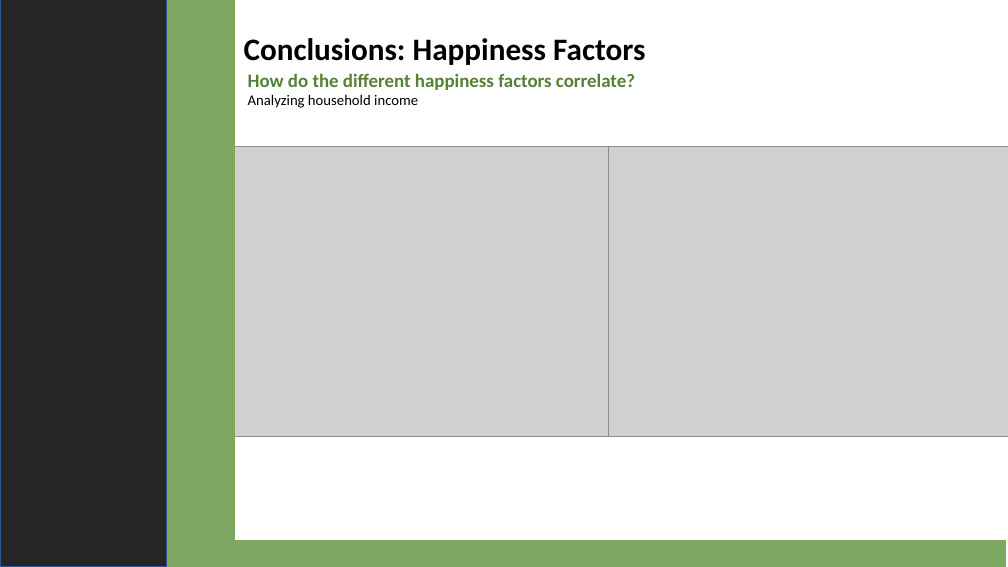
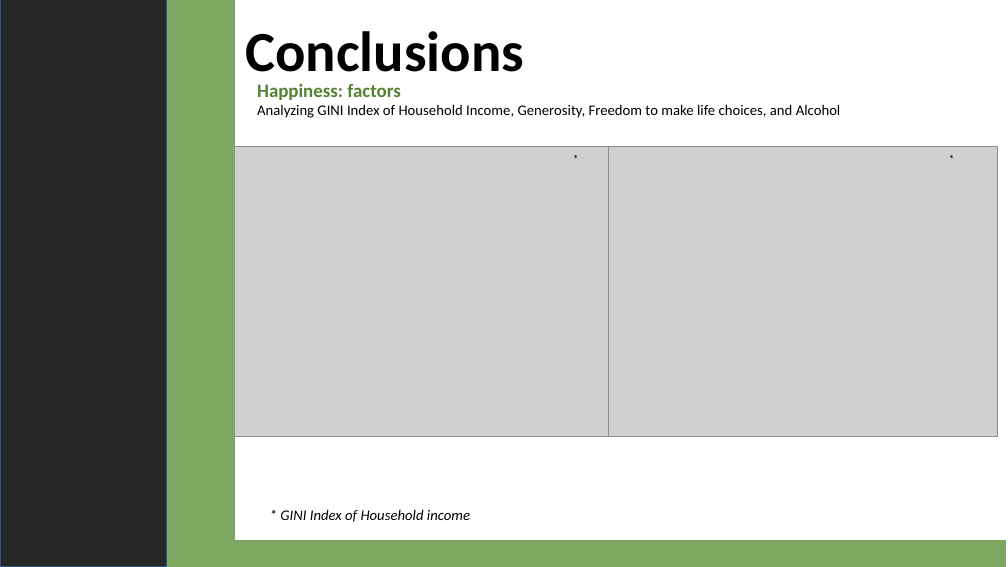
Before and after one commit to 4d4m43/DrinkAndBeHapPY, a slide deck: slide 16 of For Submittal/DrinkandBeHappyFinal.pptx (slide 13 before the commit). Drawn at 1008x567 pixels with LibreOffice and Linux fonts; fonts in the diff are those of the drawing; grey boxes stand for pictures. Boxes give left, top, right and bottom in pixels: in the first picture for what was removed or moved away, otherwise in the second. Text is boxed around its words. In the diff, an @@ line names an element or a change of style, - is before the commit and + after.

```diff
--- a/For Submittal/DrinkandBeHappyFinal.pptx
+++ b/For Submittal/DrinkandBeHappyFinal.pptx
@@ text at [245,31,524,85]: text changed; size 29.7 to 54 pt @@
-Conclusions: Happiness Factors
+Conclusions
@@ text at [257,84,841,118]: text changed; size 18 to 14 pt; text colour #548235 to #000000; bold off @@
-How do the different happiness factors correlate?
-Analyzing household income
+Happiness: factors
+Analyzing GINI Index of Household Income, Generosity, Freedom to make life choices, and Alcohol
@@ text added at [566,149,591,171], 11 pt, text #000000 @@
+*
@@ picture: place and size @@
-picture at [608,146,1008,436]
+picture at [608,146,997,436]
@@ text added at [941,148,966,170], 11 pt, text #000000 @@
+*
@@ text added at [280,509,470,522], 14 pt, text #000000, italic @@
+* GINI Index of Household income
```
Also in this commit, not shown: 8 other slides changed, 5 slides added.
